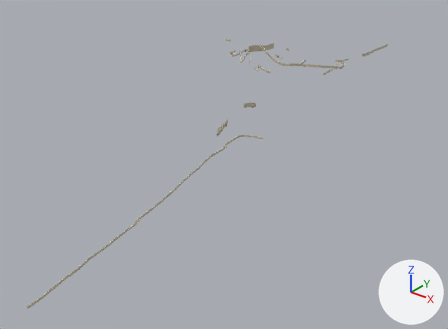
The glTF model gibraltar/data/build/tiles/T_W1_S3/walls.glb, before and after one commit.
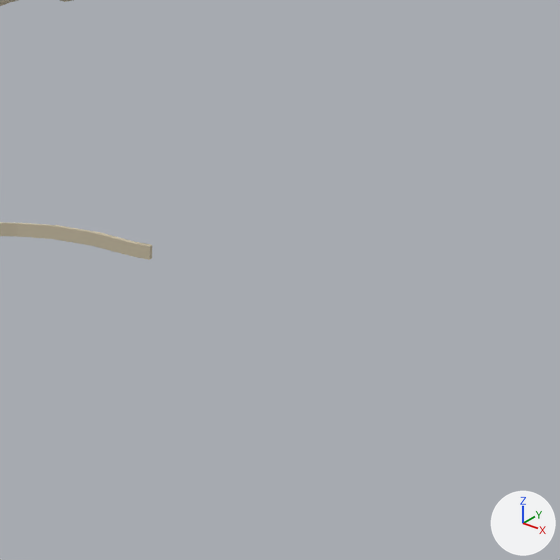
Each version appears first whole from a camera (50 mm lens) standing at (720.0, -139.0, 213.0) and looking at (408.0, 250.0, -28.0), and next in a close-up on the part from 55% to 70% of the width and 33% to 54% of the height. Lighting does not change. The marker at lower right points along +X, +Y and +Z. The first two pictures are the older version. Vertices at exactly the same position are counted once.

The older version as bpy lines, for what is in view:
```python
me_t_w1_s3_walls = bpy.data.meshes.new('T_W1_S3_walls')
me_t_w1_s3_walls.from_pydata(...)  # 2461 vertices, 3261 faces; spans x 212.0..500.0, y 0.0..500.0, z 0.0..78.0
me_t_w1_s3_walls.materials.append(mat_m_wall)
ob_t_w1_s3_walls = bpy.data.objects.new('T_W1_S3_walls', me_t_w1_s3_walls)
ob_t_w1_s3_walls.location = (0.0, 0.0, 0.0)
```
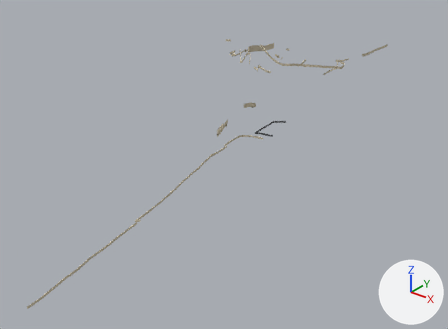
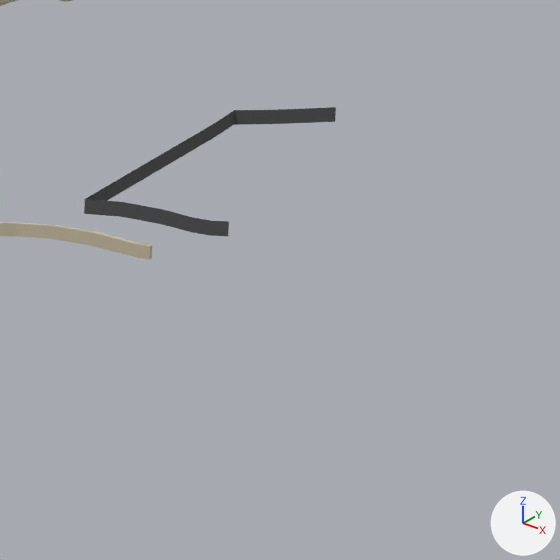
Where the change shows, as pixel boxes [x1, y1, x2, y2] in the close-ups (560 x 560 px):
'T_W1_S3_walls', reshaped
    before: [0, 0, 152, 260]
    after: [0, 0, 336, 260]
part 1 of me_t_w1_s3_walls, added
    after: [84, 107, 336, 236]

The change, as a diff of the scene's bpy script:
```diff
--- a/gibraltar/data/build/tiles/T_W1_S3/walls.glb.py
+++ b/gibraltar/data/build/tiles/T_W1_S3/walls.glb.py
@@ me_t_w1_s3_walls @@
 # used by ob_t_w1_s3_walls; location = (0.0, 0.0, 0.0)
-me_t_w1_s3_walls.from_pydata(...)  # 2461 vertices, 3261 faces; spans x 212.0..500.0, y 0.0..500.0, z 0.0..78.0
+me_t_w1_s3_walls.from_pydata(...)  # 2618 vertices, 3471 faces; spans x 212.0..500.0, y 0.0..500.0, z 0.0..78.0
+# me_t_w1_s3_walls part 1: a new loose piece of 157 vertices spanning x 428.0..449.0, y 265.0..300.0, z 2.0..6.0, in mat_m_wall
 me_t_w1_s3_walls.materials.append(mat_m_wall)
```
